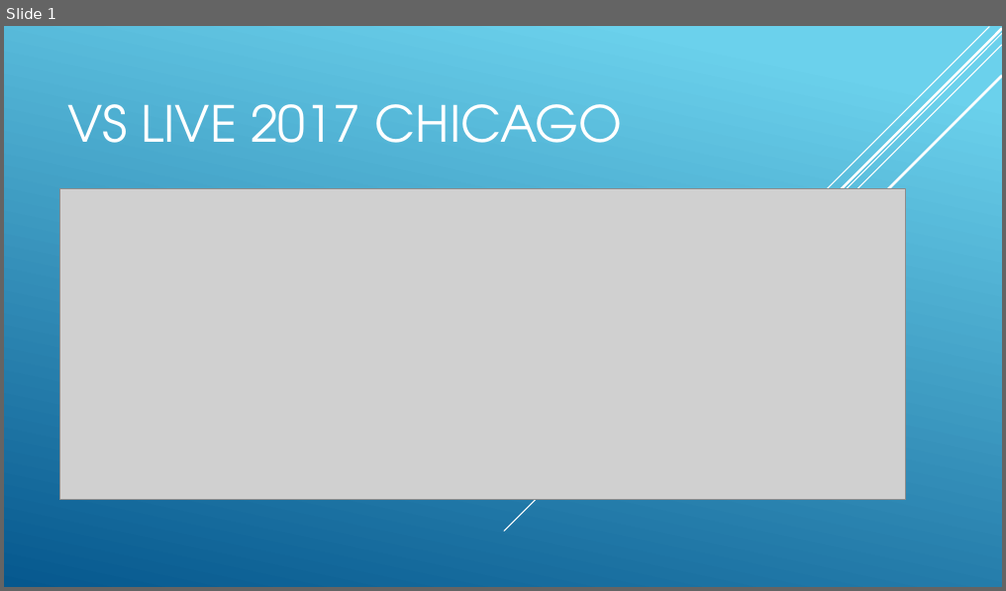
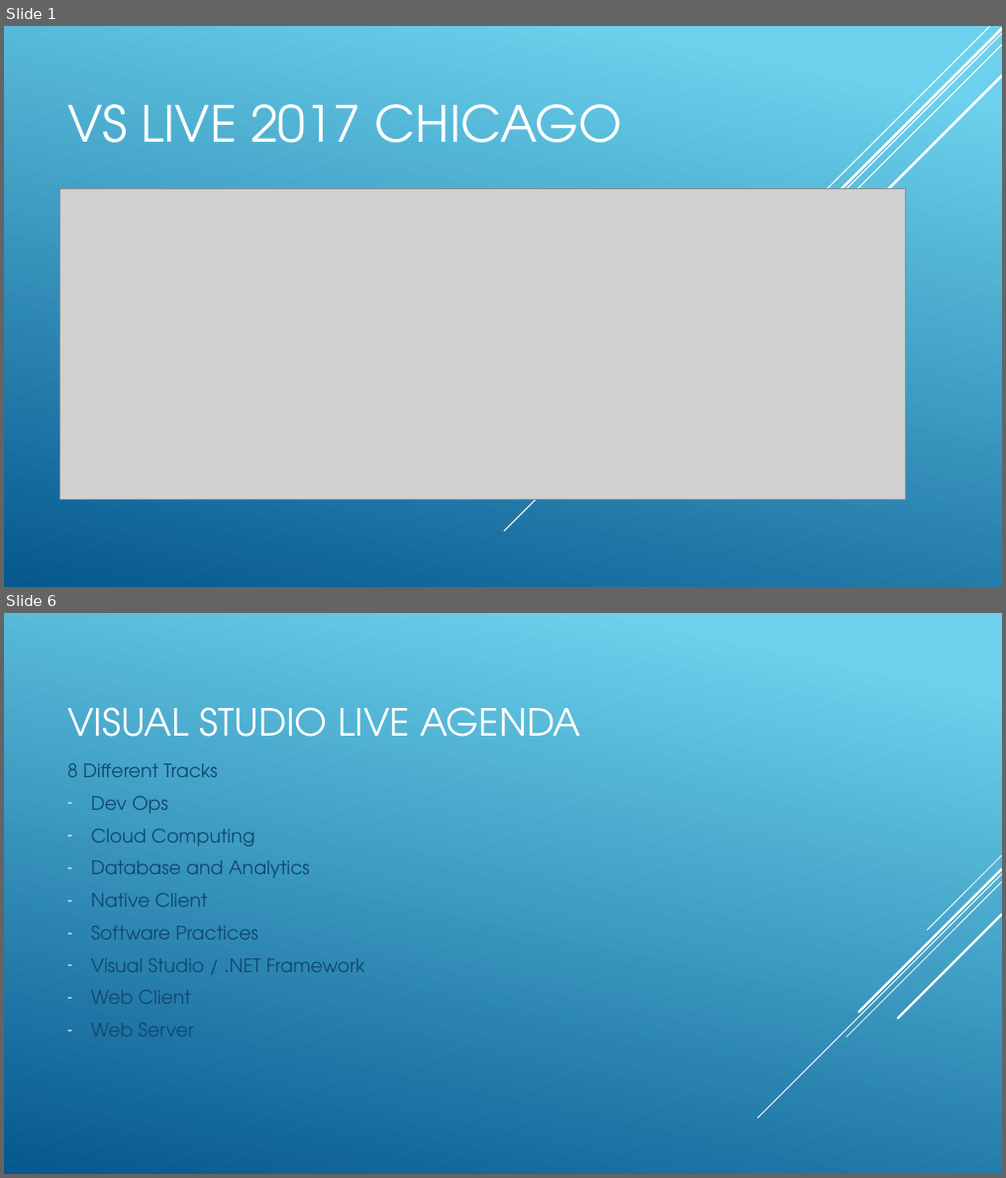
Before and after one commit to Bercet23/VSLive2017, a slide deck: VS LIVE 2017 Chicago.pptx. Shown one above the other, each under a label of ours: slide 1 before the commit, slides 1 and 6 after it; the slides between them are not shown. The pictures are 1006x591 and 1006x1178 pixels, drawn with LibreOffice and Linux fonts; fonts in the diff are those of the drawing; grey boxes stand for pictures. Boxes give left, top, right and bottom in pixels: in the first picture for what was removed or moved away, otherwise in the second. Text is boxed around its words. In the diff, an @@ line names an element or a change of style, - is before the commit and + after.

```diff
--- a/VS LIVE 2017 Chicago.pptx
+++ b/VS LIVE 2017 Chicago.pptx
@@ slide 6 added at <box>4,613,1002,1174</box>, background gradient #6ED2EB to #06588E @@
@@ title added at <box>67,707,580,737</box>, 36 pt, text #FFFFFF @@
+VISUAL STUDIO LIVE AGENDA
@@ text added at <box>67,763,365,1037</box>, 18 pt, text #0F496F @@
+8 Different Tracks
+– Dev Ops
+– Cloud Computing
+– Database and Analytics
+– Native Client
+– Software Practices
+– Visual Studio / .NET Framework
+– Web Client
+– Web Server
@@ group added at <box>757,856,1002,1118</box>: 5 lines @@
```
Also in this commit, not shown: 4 slides changed, 3 other slides added.
